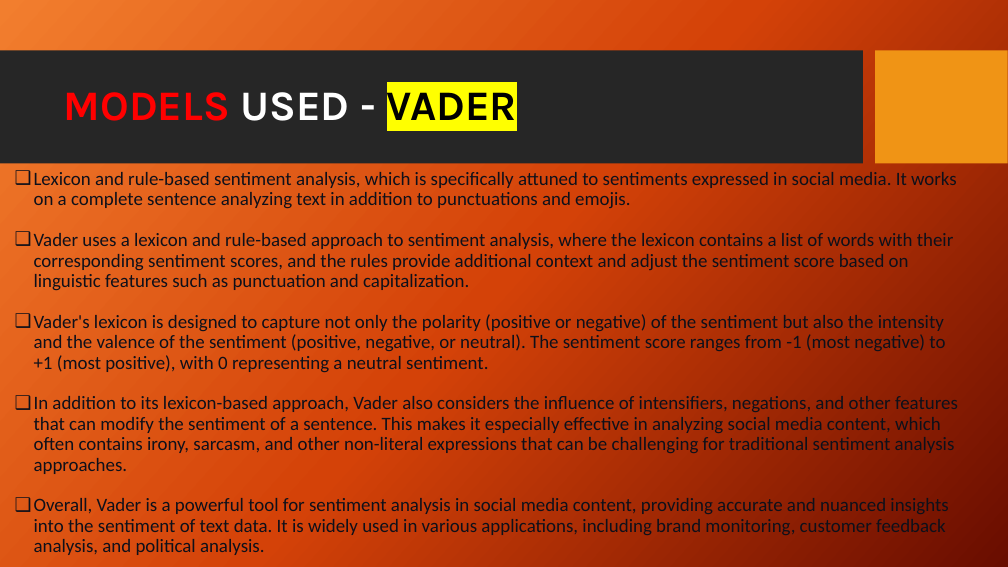
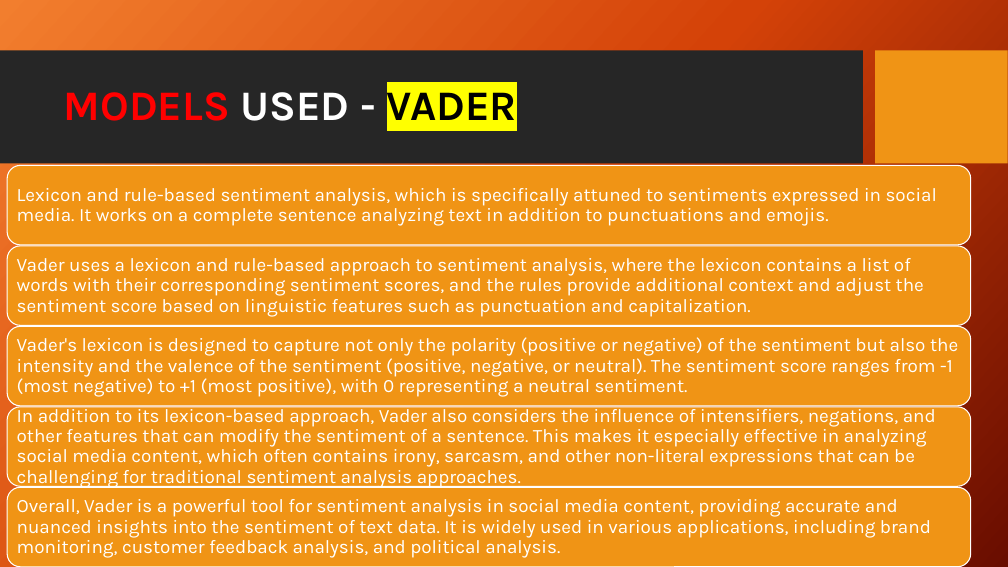
Before and after one commit to Rachel2302/Behind_the_Likes, a slide deck: slide 24 of Data_mining_final-group 5.pptx (slide 27 before the commit). Drawn at 1008x567 pixels with LibreOffice and Linux fonts; fonts in the diff are those of the drawing; background and template pictures are left out. Boxes give left, top, right and bottom in pixels: in the first picture for what was removed or moved away, otherwise in the second. Text is boxed around its words. In the diff, an @@ line names an element or a change of style, - is before the commit and + after.

```diff
--- a/Data_mining_final-group 5.pptx
+++ b/Data_mining_final-group 5.pptx
@@ text removed at box(34, 172, 958, 555) @@
-❑ Lexicon and rule-based sentiment analysis, which is specifically attuned to sentiments expressed in social media. It works on a complete sentence analyzing text in addition to punctuations and emojis.
-❑ Vader uses a lexicon and rule-based approach to sentiment analysis, where the lexicon contains a list of words with their corresponding sentiment scores, and the rules provide additional context and adjust the sentiment score based on linguistic features such as punctuation and capitalization.
-❑ Vader's lexicon is designed to capture not only the polarity (positive or negative) of the sentiment but also the intensity and the valence of the sentiment (positive, negative, or neutral). The sentiment score ranges from -1 (most negative) to +1 (most positive), with 0 representing a neutral sentiment.
-❑ In addition to its lexicon-based approach, Vader also considers the influence of intensifiers, negations, and other features that can modify the sentiment of a sentence. This makes it especially effective in analyzing social media content, which often contains irony, sarcasm, and other non-literal expressions that can be challenging for traditional sentiment analysis approaches.
-❑ Overall, Vader is a powerful tool for sentiment analysis in social media content, providing accurate and nuanced insights into the sentiment of text data. It is widely used in various applications, including brand monitoring, customer feedback analysis, and political analysis.
@@ group added at box(7, 166, 971, 567): 5 rounded rectangles, 5 texts @@
+Lexicon and rule-based sentiment analysis, which is specifically attuned to sentiments expressed in social media. It works on a complete sentence analyzing text in addition to punctuations and emojis.
+Vader uses a lexicon and rule-based approach to sentiment analysis, where the lexicon contains a list of words with their corresponding sentiment scores, and the rules provide additional context and adjust the sentiment score based on linguistic features such as punctuation and capitalization.
+Vader's lexicon is designed to capture not only the polarity (positive or negative) of the sentiment but also the intensity and the valence of the sentiment (positive, negative, or neutral). The sentiment score ranges from -1 (most negative) to +1 (most positive), with 0 representing a neutral sentiment.
+In addition to its lexicon-based approach, Vader also considers the influence of intensifiers, negations, and other features that can modify the sentiment of a sentence. This makes it especially effective in analyzing social media content, which often contains irony, sarcasm, and other non-literal expressions that can be challenging for traditional sentiment analysis approaches.
+Overall, Vader is a powerful tool for sentiment analysis in social media content, providing accurate and nuanced insights into the sentiment of text data. It is widely used in various applications, including brand monitoring, customer feedback analysis, and political analysis.
```
Also in this commit, not shown: 16 other slides changed, 4 slides added, 3 slides removed.
